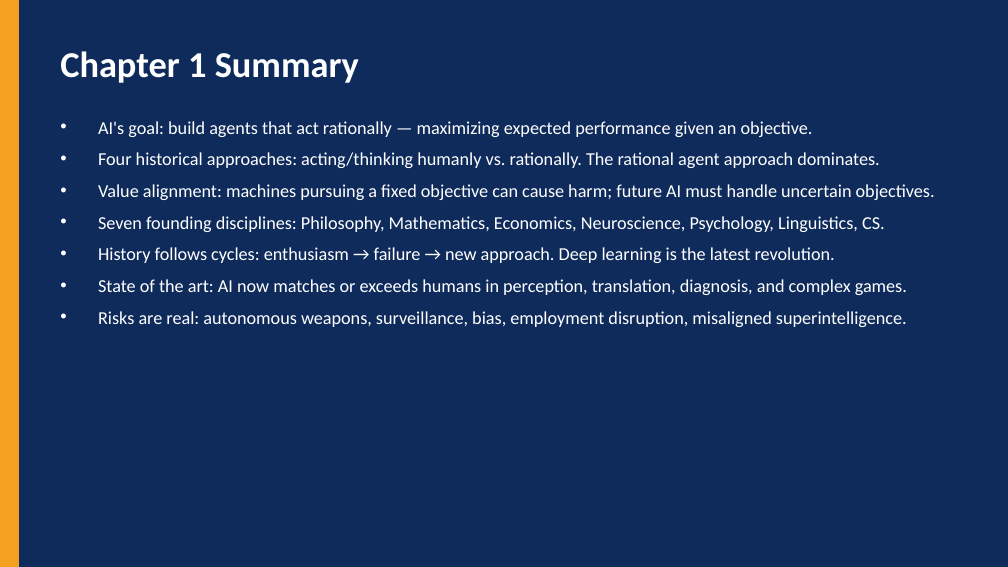
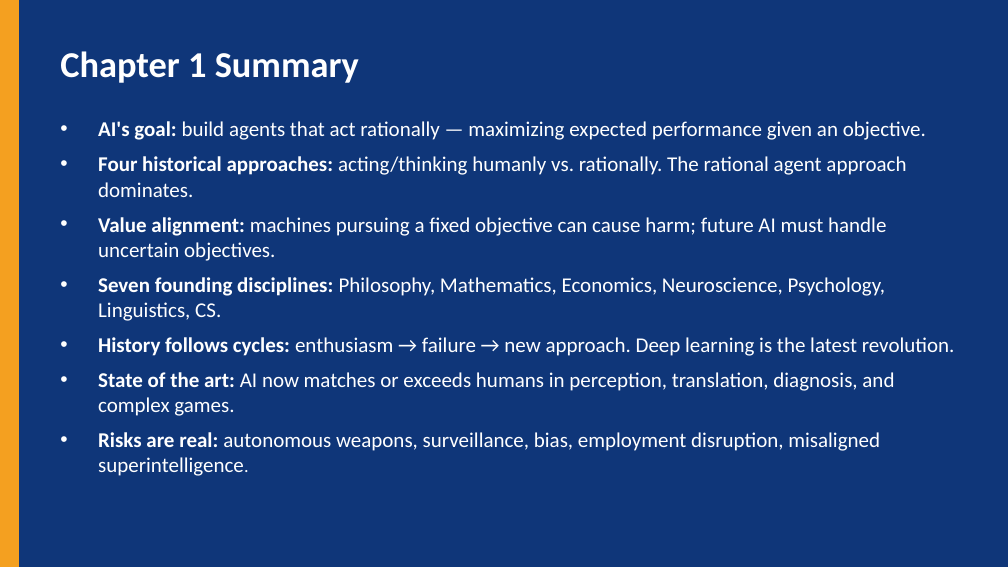
Before and after one commit to DrNatas/Comp_469, a slide deck: slide 16 of Fall 2026/L01 - Introduction and Intelligent Agents/COMP469_Ch1_Ch2_Full_Lecture.pptx. Drawn at 1008x567 pixels with LibreOffice and Linux fonts; fonts in the diff are those of the drawing. Boxes give left, top, right and bottom in pixels: in the first picture for what was removed or moved away, otherwise in the second. Text is boxed around its words. In the diff, an @@ line names an element or a change of style, - is before the commit and + after.

```diff
--- a/Fall 2026/L01 - Introduction and Intelligent Agents/COMP469_Ch1_Ch2_Full_Lecture.pptx
+++ b/Fall 2026/L01 - Introduction and Intelligent Agents/COMP469_Ch1_Ch2_Full_Lecture.pptx
@@ background #0F2B5B to #0F3679 @@
@@ text "AI's goal: build agents that ..." at <box>98,121,955,476</box>: size 13 to 15 pt; bold on in "AI's goal:", "Four historical approaches:", "Value alignment:", "Seven founding disciplines:" and 3 more places @@
```
Also in this commit, not shown: 4 other slides changed, 8 other files.
